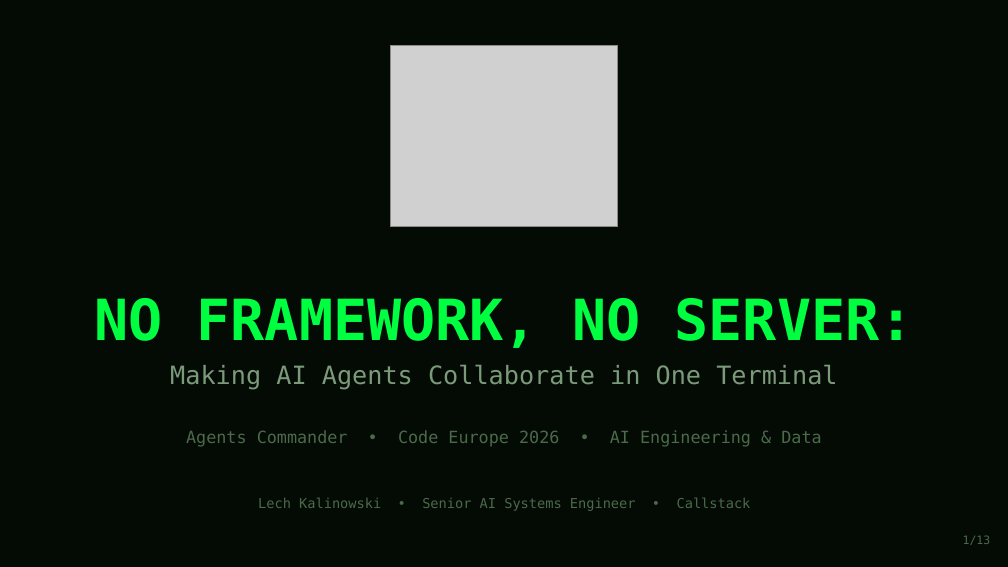
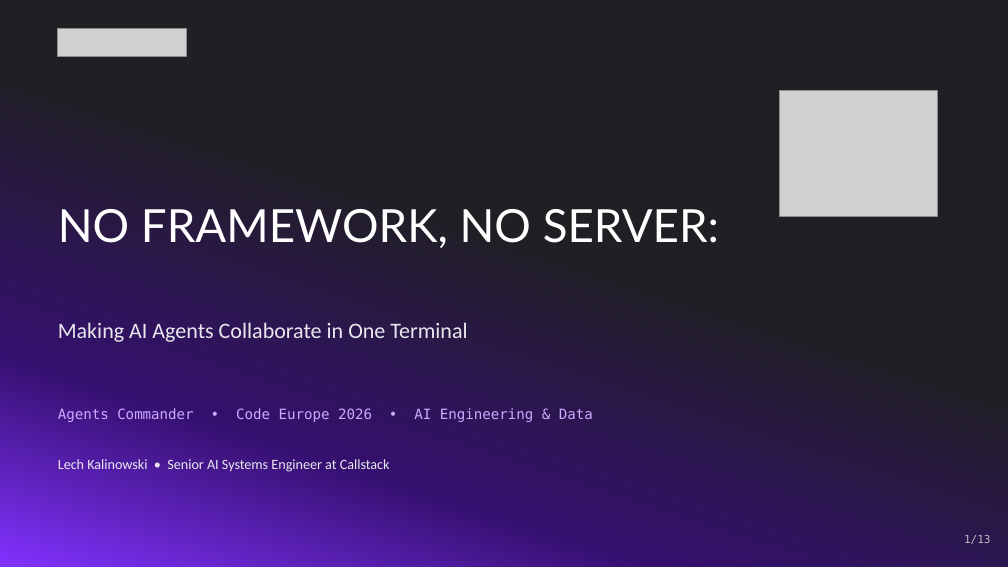
Before and after one commit to lech-kalinowski/agents-commander, a slide deck: slide 1 of presentation/Agents_Commander_Protocol.pptx. Drawn at 1008x567 pixels with LibreOffice and Linux fonts; fonts in the diff are those of the drawing; grey boxes stand for pictures. Boxes give left, top, right and bottom in pixels: in the first picture for what was removed or moved away, otherwise in the second. Text is boxed around its words. In the diff, an @@ line names an element or a change of style, - is before the commit and + after.

Commit message:
Restyle Code Europe deck with Callstack identity

```diff
--- a/presentation/Agents_Commander_Protocol.pptx
+++ b/presentation/Agents_Commander_Protocol.pptx
@@ background #040A04 to gradient #201F24 to #35106F to #8232FF @@
@@ picture added at (x1=57, y1=29, x2=187, y2=57) @@
@@ picture resized from (x1=391, y1=45, x2=618, y2=227) to (x1=780, y1=91, x2=937, y2=217) @@
@@ text "NO FRAMEWORK, NO SERVER:" moved from (x1=94, y1=298, x2=914, y2=348) to (x1=58, y1=209, x2=719, y2=248) @@
@@ text "NO FRAMEWORK, NO SERVER:" at (x1=58, y1=209, x2=719, y2=248): size 54 to 43.5 pt, font DejaVu Sans Mono to Lato, text colour #00FF41 to #FFFFFF, bold off; alignment centre to left @@
@@ text "Making AI Agents Collaborate in ..." moved from (x1=170, y1=365, x2=837, y2=390) to (x1=58, y1=322, x2=467, y2=342) @@
@@ text "Making AI Agents Collaborate in ..." at (x1=58, y1=322, x2=467, y2=342): size 24 to 21 pt, font DejaVu Sans Mono to Calibri, text colour #7A9A7A to #E9E7EE; alignment centre to left @@
@@ text "Agents Commander • Code Europe ..." moved from (x1=186, y1=430, x2=821, y2=447) to (x1=58, y1=408, x2=593, y2=422) @@
@@ text "Agents Commander • Code Europe ..." at (x1=58, y1=408, x2=593, y2=422): size 16 to 13.5 pt, text colour #4A6A4A to #CBAAFF; alignment centre to left @@
@@ text at (x1=58, y1=459, x2=390, y2=472): text changed; size 13 to 13.5 pt; font DejaVu Sans Mono to Calibri; text colour #4A6A4A to #E9E7EE @@
-Lech Kalinowski • Senior AI Systems Engineer • Callstack
+Lech Kalinowski • Senior AI Systems Engineer at Callstack
@@ text "1/13" at (x1=964, y1=535, x2=990, y2=544): size 11 to 10.5 pt, text colour #4A6A4A to #BCBBC2 @@
```
Also in this commit, not shown: 12 other slides changed.
